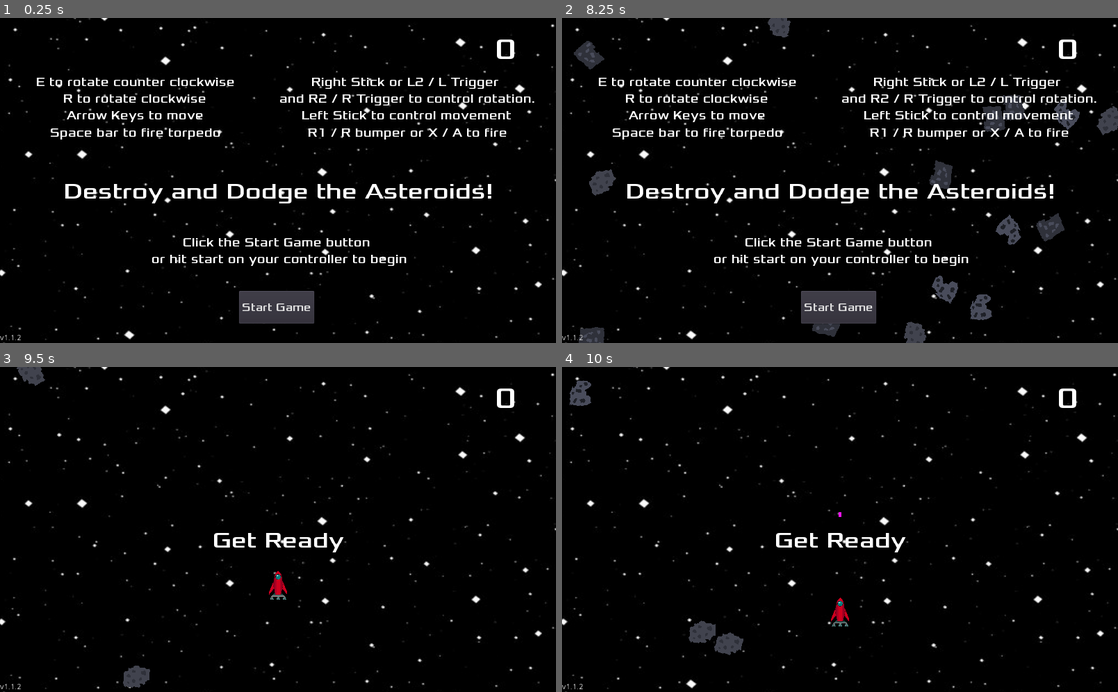
Above: before the commit, frames 1-4 (two rows, left to right).
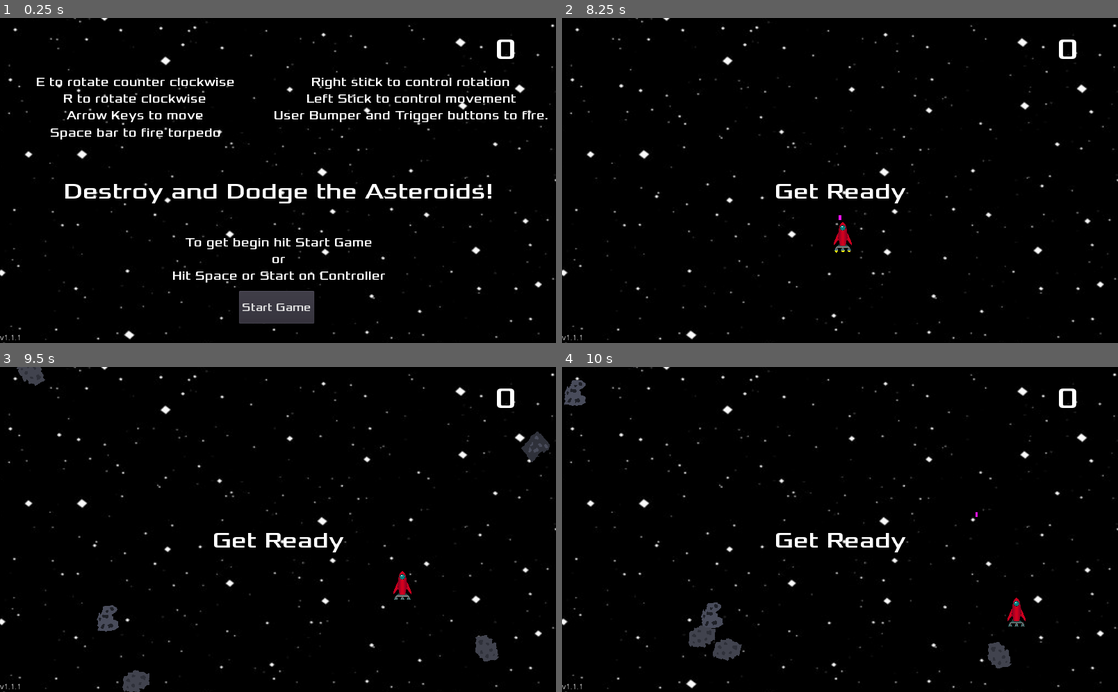
Above: after the commit, the same moments.

Repository: Soulskiez/AsteroidsGodotGame
Game: Godot game, scene res://scenes/Main.tscn
The game is run twice, just before and just after one commit, with the same random seed, the same clock (stepped at 60 frames per second) and the same inputs.
Inputs (mouse positions are in pixels of both pictures, inside the frame that each line leads up to):
- Up to frame 1 (0.25 s): no input
- Up to frame 2 (8.25 s): click "Start Game" at 0.5 s; tap Enter at 1.25, 7.25, 8 s; hold Up (move_up) 1.28-2.78 s; tap Space (fire_gun) every 0.75 s from 1.35 to 8.1 s; hold Left (move_left) 2.78-4.28 s; hold Down (move_down) 4.28-5.03 s; hold Right (move_right) 5.03-5.78 s; hold Up (move_up) 5.78-6.53 s; hold Right (move_right) from 6.53 s (still down)
- Up to frame 3 (9.5 s): release Right (move_right) at 8.75 s; click (278, 656) at 8.75 s, where only the run before the commit has a clickable "Start Game"
- Up to frame 4 (10 s): hold Down (move_down) from 9.53 s (still down); tap Space (fire_gun) at 9.6 s

The runs differ from the first frame. In frame 1, 3.5% of the frame differs, in the area x 3-99%, y 18-100%; in frame 2, 10%, in the area x 2-100%, y 0-100%; in frame 3, 1.2%; in frame 4, 1.3%.

Commit message:
Reconfigured how controls work, the L2 R2 rotation just didn't really work updated game to be able to hit start / space to start new game, but only when the windo to do so came up

Diff:
--- a/project.godot
+++ b/project.godot
@@ -61,22 +61,22 @@
 rotate_left={
 "deadzone": 0.5,
 "events": [ Object(InputEventKey,"resource_local_to_scene":false,"resource_name":"","device":0,"alt":false,"shift":false,"control":false,"meta":false,"command":false,"pressed":false,"scancode":69,"physical_scancode":0,"unicode":0,"echo":false,"script":null)
-, Object(InputEventJoypadButton,"resource_local_to_scene":false,"resource_name":"","device":-1,"button_index":6,"pressure":0.0,"pressed":false,"script":null)
 , Object(InputEventJoypadMotion,"resource_local_to_scene":false,"resource_name":"","device":-1,"axis":2,"axis_value":-1.0,"script":null)
  ]
 }
 rotate_right={
 "deadzone": 0.5,
 "events": [ Object(InputEventKey,"resource_local_to_scene":false,"resource_name":"","device":0,"alt":false,"shift":false,"control":false,"meta":false,"command":false,"pressed":false,"scancode":82,"physical_scancode":0,"unicode":0,"echo":false,"script":null)
-, Object(InputEventJoypadButton,"resource_local_to_scene":false,"resource_name":"","device":-1,"button_index":7,"pressure":0.0,"pressed":false,"script":null)
 , Object(InputEventJoypadMotion,"resource_local_to_scene":false,"resource_name":"","device":-1,"axis":2,"axis_value":1.0,"script":null)
  ]
 }
 fire_gun={
 "deadzone": 0.5,
 "events": [ Object(InputEventKey,"resource_local_to_scene":false,"resource_name":"","device":0,"alt":false,"shift":false,"control":false,"meta":false,"command":false,"pressed":false,"scancode":32,"physical_scancode":0,"unicode":0,"echo":false,"script":null)
-, Object(InputEventJoypadButton,"resource_local_to_scene":false,"resource_name":"","device":-1,"button_index":0,"pressure":0.0,"pressed":false,"script":null)
 , Object(InputEventJoypadButton,"resource_local_to_scene":false,"resource_name":"","device":-1,"button_index":5,"pressure":0.0,"pressed":false,"script":null)
+, Object(InputEventJoypadButton,"resource_local_to_scene":false,"resource_name":"","device":-1,"button_index":4,"pressure":0.0,"pressed":false,"script":null)
+, Object(InputEventJoypadButton,"resource_local_to_scene":false,"resource_name":"","device":-1,"button_index":6,"pressure":0.0,"pressed":false,"script":null)
+, Object(InputEventJoypadButton,"resource_local_to_scene":false,"resource_name":"","device":-1,"button_index":7,"pressure":0.0,"pressed":false,"script":null)
  ]
 }
 
--- a/scenes/HUD.tscn
+++ b/scenes/HUD.tscn
@@ -80,22 +80,21 @@
 margin_top = 584.0
 margin_right = 40.0
 margin_bottom = 598.0
-text = "v1.1.2"
+text = "v1.1.1"
 
 [node name="InstructionsController" type="Label" parent="."]
 anchor_left = 0.5
 anchor_top = 1.0
 anchor_right = 0.5
 anchor_bottom = 1.0
-margin_left = -24.0
+margin_left = -16.0
 margin_top = -496.0
-margin_right = 496.0
+margin_right = 504.0
 margin_bottom = -301.0
 custom_fonts/font = SubResource( 4 )
-text = "Right Stick or L2 / L Trigger
-and R2 / R Trigger to control rotation.
+text = "Right stick to control rotation
 Left Stick to control movement
-R1 / R bumper or X / A to fire
+User Bumper and Trigger buttons to fire.
 
 "
 align = 1
@@ -110,8 +109,9 @@
 margin_right = 250.0
 margin_bottom = -40.0
 custom_fonts/font = SubResource( 4 )
-text = "Click the Start Game button
-or hit start on your controller to begin
+text = "To get begin hit Start Game
+or
+Hit Space or Start on Controller
 
 "
 align = 1
--- a/scenes/Main.tscn
+++ b/scenes/Main.tscn
@@ -65,4 +65,5 @@
 [connection signal="tree_entered" from="AsteroidPath/AsteroidSpawnLocation" to="." method="_on_AsteroidSpawnLocation_tree_entered"]
 [connection signal="timeout" from="AsteroidTimer" to="." method="_on_AsteroidTimer_timeout"]
 [connection signal="timeout" from="StartTimer" to="." method="_on_StartTimer_timeout"]
+[connection signal="game_ready" from="HUD" to="." method="toggle_game_ready"]
 [connection signal="start_game" from="HUD" to="." method="new_game"]
--- a/scripts/HUD.gd
+++ b/scripts/HUD.gd
@@ -1,6 +1,7 @@
 extends CanvasLayer
 
 signal start_game
+signal game_ready
 
 func _ready():
 	$Message.text = "Destroy and Dodge the Asteroids!"
@@ -16,7 +17,6 @@
 func show_game_over():
 	show_message("Game Over")
 	yield($MessageTimer, "timeout")
-
 	$Message.text = "Destroy and Dodge the Asteroids!"
 	$Message.show()
 	$Instructions.show()
@@ -24,6 +24,7 @@
 	$InstructionsStart.show()
 	yield(get_tree().create_timer(1), "timeout")
 	$StartButton.show()
+	emit_signal("game_ready")
 
 func _on_MessageTimer_timeout():
 	$Message.hide()
--- a/scripts/Main.gd
+++ b/scripts/Main.gd
@@ -7,15 +7,20 @@
 var torpedo_speed = 400
 var score
 var is_game_over = true
+var game_ready = true
 
 func _ready():
 	randomize()
 
 func _unhandled_input(event):
-	if(event is InputEventJoypadButton && event.button_index == 11):
+	if((event is InputEventJoypadButton && event.button_index == 11 || event is InputEventKey && event.scancode == KEY_SPACE) && game_ready):
 		$HUD._on_StartButton_pressed()
 
+func toggle_game_ready():
+	game_ready = !game_ready
+
 func new_game():
+	toggle_game_ready()
 	$Music.play()
 	is_game_over = false
 	$PlayerShip.start($StartPosition.position)
Not shown, changed: export_presets.cfg
